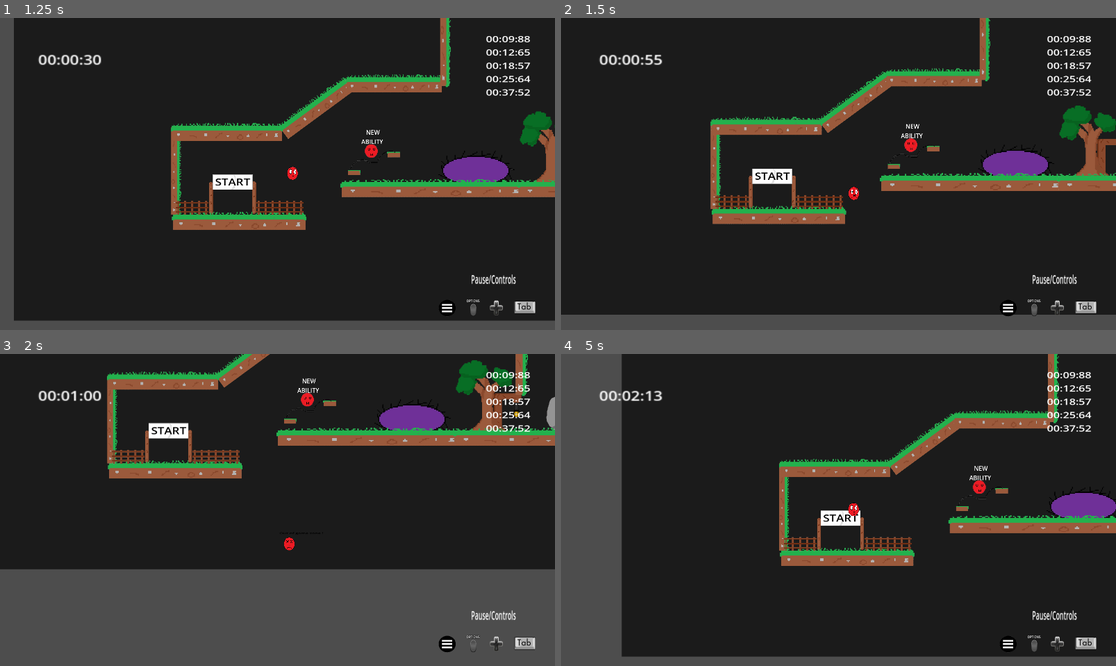
Above: before the commit, frames 1-4 (two rows, left to right).
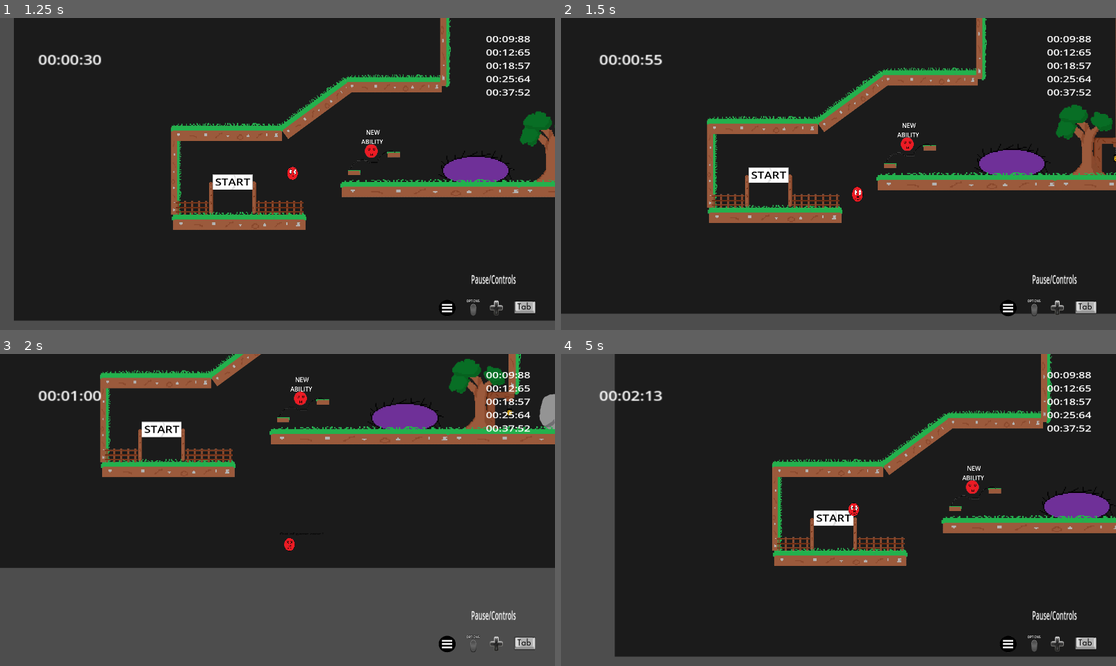
Above: after the commit, the same moments.

Repository: Mahnwe/TheBallThatWasUwU
Game: Godot game, scene res://Scenes/level3.tscn
Two runs of this game, one before a commit and one after it. Both use one fixed random seed, a clock stepped at 60 frames per second and the inputs below. This scene is started directly instead of the project's main scene.
Inputs (mouse positions are in pixels of both pictures, inside the frame that each line leads up to):
- Up to frame 1 (1.25 s): tap Enter at 0.5 s; move the mouse to (249, 236) at 0.52 s; hold D (move_right) from 0.53 s (still down); tap C (camera_dezoom) at 0.6 s; click (249, 236) at 0.67 s; tap Space (jump) at 0.77 s
- Up to frame 2 (1.5 s): keep holding D (move_right); move the mouse to (1005, 220) at 1.27 s; tap Shift (dash, bound only after the commit) at 1.35 s
- Up to frame 3 (2 s): keep holding D (move_right); tap Space (jump) at 1.52 s
- Up to frame 4 (5 s): move the mouse to (672, 463) at 2.02 s; release D (move_right) at 2.03 s; hold A (move_left) 2.03-4.28 s; tap X (dash, bound only before the commit) at 2.1 s; move the mouse to (866, 510) at 2.77 s; tap F (next_level) at 2.85 s; click (866, 510) at 2.92 s; tap Space (jump) at 3.02, 3.77, 4.52 s; move the mouse to (755, 432) at 3.52 s; tap C (camera_dezoom) at 3.6 s; move the mouse to (960, 494) at 4.27 s; hold D (move_right) from 4.28 s (still down); tap Shift (dash, bound only after the commit) at 4.35 s

Frame 1 is identical in both runs. In frame 2, 5.2% of the frame differs, in the area x 0-100%, y 0-96%; in frame 3, 6.5%, in the area x 0-100%, y 0-70%; in frame 4, 5.1%.

Commit message:
Change dash key in the input map and the commands UI

Diff:
--- a/Scenes/commands_ui.tscn
+++ b/Scenes/commands_ui.tscn
@@ -9,7 +9,7 @@
 [ext_resource type="Texture2D" uid="uid://bxs4smkm3bogo" path="res://Arts/KeyboardControls/Rkey-removebg-preview.png" id="7_nffs6"]
 [ext_resource type="Texture2D" uid="uid://dfyccu6jjdl6m" path="res://Arts/KeyboardControls/Fkey-removebg-preview.png" id="8_2xnq0"]
 [ext_resource type="Texture2D" uid="uid://doposqf4xd8cw" path="res://Arts/KeyboardControls/Tabkey-removebg-preview.png" id="9_x7xfw"]
-[ext_resource type="Texture2D" uid="uid://pmg43xtn6xiy" path="res://Arts/KeyboardControls/Xkey-removebg-preview.png" id="10_lfldb"]
+[ext_resource type="Texture2D" uid="uid://cefh5qaqxkh1u" path="res://Arts/KeyboardControls/LitlleShiftKey-removebg-preview.png" id="10_rd156"]
 [ext_resource type="Texture2D" uid="uid://bsoyl6jusm3ys" path="res://Arts/KeyboardControls/Kkey-removebg-preview.png" id="11_4pkt2"]
 [ext_resource type="Texture2D" uid="uid://cuv8n5in56pkk" path="res://Arts/KeyboardControls/Mkey-removebg-preview.png" id="12_sunxo"]
 [ext_resource type="Texture2D" uid="uid://cfp3osmdvn2ak" path="res://Arts/KeyboardControls/Okey-removebg-preview.png" id="13_l6bwp"]
@@ -17,7 +17,7 @@
 [ext_resource type="Texture2D" uid="uid://bkt8unwo1idff" path="res://Arts/KeyboardControls/Ukey-removebg-preview.png" id="15_q0fr3"]
 [ext_resource type="Texture2D" uid="uid://b2y8j40kibhyg" path="res://Arts/KeyboardControls/Jkey-removebg-preview.png" id="16_2cbhg"]
 [ext_resource type="Texture2D" uid="uid://doifl1w5xb306" path="res://Arts/KeyboardControls/Circumflexkey-removebg-preview.png" id="17_15w8q"]
-[ext_resource type="Texture2D" uid="uid://b42xivpe6f75y" path="res://Arts/KeyboardControls/Semicolonkey-removebg-preview.png" id="18_s7klp"]
+[ext_resource type="Texture2D" uid="uid://d0h05ptr4vtyo" path="res://Arts/KeyboardControls/Shift_key.svg-removebg-preview.png" id="18_0xvtq"]
 [ext_resource type="Texture2D" uid="uid://doeotn4rjw8v4" path="res://Arts/ControllerControls/LeftJoystick-removebg-preview.png" id="19_jgwf3"]
 [ext_resource type="Texture2D" uid="uid://c11woyc7aa1j7" path="res://Arts/ControllerControls/Cross-removebg-preview.png" id="20_lg78q"]
 [ext_resource type="Texture2D" uid="uid://c3uy8htjo7x7b" path="res://Arts/ControllerControls/AButton-removebg-preview.png" id="21_iurxd"]
@@ -97,9 +97,9 @@
 texture = ExtResource("9_x7xfw")
 
 [node name="DashK1" type="Sprite2D" parent="Keyboard1"]
-position = Vector2(47, 622)
-scale = Vector2(0.171171, 0.192982)
-texture = ExtResource("10_lfldb")
+position = Vector2(48, 620)
+scale = Vector2(0.225806, 0.231829)
+texture = ExtResource("10_rd156")
 
 [node name="Keyboard2" type="Label" parent="."]
 z_index = 2
@@ -151,9 +151,9 @@
 texture = ExtResource("17_15w8q")
 
 [node name="DashK2" type="Sprite2D" parent="Keyboard2"]
-position = Vector2(48, 622)
-scale = Vector2(0.171171, 0.192982)
-texture = ExtResource("18_s7klp")
+position = Vector2(47, 620)
+scale = Vector2(0.106836, 0.114542)
+texture = ExtResource("18_0xvtq")
 
 [node name="Controller" type="Label" parent="."]
 z_index = 2
--- a/project.godot
+++ b/project.godot
@@ -151,8 +151,8 @@
 dash={
 "deadzone": 0.5,
 "events": [Object(InputEventJoypadButton,"resource_local_to_scene":false,"resource_name":"","device":-1,"button_index":2,"pressure":0.0,"pressed":true,"script":null)
-, Object(InputEventKey,"resource_local_to_scene":false,"reso …(110 unchanged characters)… ressed":false,"pressed":false,"keycode":88,"physical_keycode":0,"key_label":0,"unicode":120,"location":0,"echo":false,"script":null)
-, Object(InputEventKey,"resource_local_to_scene":false,"reso …(132 unchanged characters)… ":false,"keycode":0,"physical_keycode":44,"key_label":0,"unicode":59,"location":0,"echo":false,"script":null)
+, Object(InputEventKey,"resource_local_to_scene":false,"reso …(110 unchanged characters)… ressed":false,"pressed":false,"keycode":4194325,"physical_keycode":0,"key_label":0,"unicode":0,"location":0,"echo":false,"script":null)
+, Object(InputEventKey,"resource_local_to_scene":false,"reso …(132 unchanged characters)… ":false,"keycode":0,"physical_keycode":4194325,"key_label":0,"unicode":0,"location":0,"echo":false,"script":null)
 ]
 }
 menu_when_finish={
